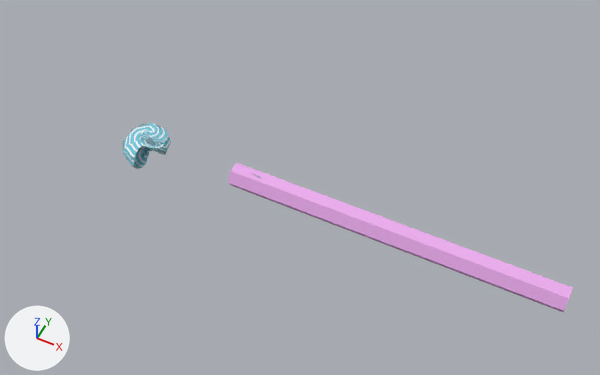
Before and after pictures for a commit that changed the FBX model Assets/Models/LizakCzerwony.fbx.
The view is the same before and after, from a camera (50 mm lens) standing at (3.66, -4.27, 5.48) and looking at (1.49, 0.07, 0.06). Lighting does not change. The marker at lower left points along +X, +Y and +Z. Where no turn or scale is listed for an object, it has been applied to the vertices.

The first picture shows 'LizakCzerwony'.
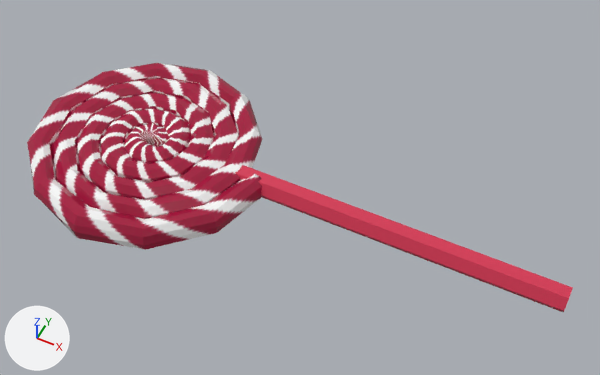
Changed parts and their boxes (x1, y1, x2, y2) in the pictures (600 x 375 px):
part 1 of me_spiral_003, recoloured
    before: (123, 123, 171, 169)
    after: (27, 63, 262, 250)
part 2 of me_spiral_003, recoloured (pink to red)
    both: (235, 165, 573, 312)

The edits, one by one:
Picture 'LizakCzerwony.png' (img_lizakczerwony_png) is new.
Material 'Material.026' (mat_material_026) is new.
Its base color is (0.67, 0.034, 0.0862) (red #d63453).
Material 'Material.027' (mat_material_027) is new.
Its texture is img_lizakczerwony_png (with its transparency).
Its roughness is 0.127.
me_spiral_003 has 615 vertices, 600 faces and spans x -1.13..3.89, y -1.18..1.06, z -0.14..0.14.
me_spiral_003 is used by ob_lizakczerwony; location (0.0, 0.0, 0.0).
me_spiral_003 part 1: all 592 faces that had it switch from mat_material_010 (picture img_laskaniebieska_png) to mat_material_027 (picture img_lizakczerwony_png).
me_spiral_003 part 2: all 8 faces that had it switch from mat_material_011 (pink #efaef1) to mat_material_026 (red #d63453).
